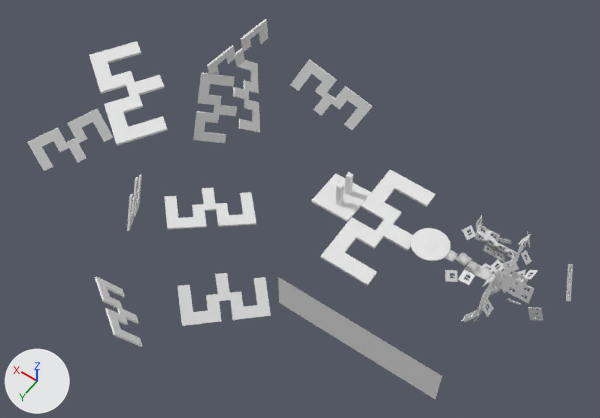
An edit to the OBJ model data/maps/jamhub/model.obj, drawn before and after from the same camera.
Rendered twice from a 50 mm lens placed at (-2428.0, 10657.0, 15360.0), pointed at (4848.0, 470.0, -647.0). The lights are fixed; the arrows at lower left show +X, +Y and +Z. Where no turn or scale is listed for an object, it has been applied to the vertices.

In view in the first picture: 'Cube', 'Cube.1', 'grassy.1', 'tower', 'Объект_Диск.2', 'Объект_Плоскость;order=post;lightgroup=0'.
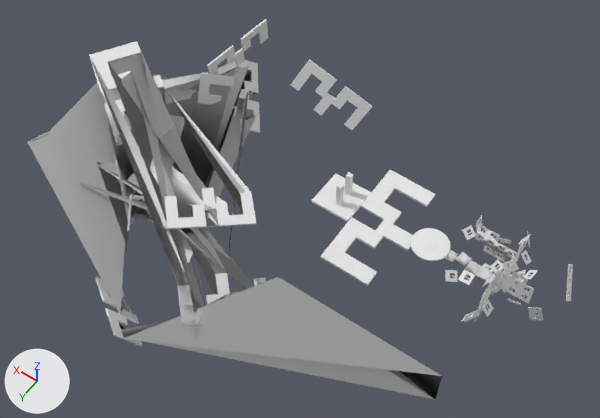
Changed parts and their boxes [x1, y1, x2, y2] in the pictures (600 x 418 px):
'bunker', added
    after: [28, 47, 442, 399]
    faces in mat_mat1 (white #e7e7e7): [28, 47, 264, 326]
    faces in mat_mat0 (white #e7e7e7): [95, 277, 442, 399]
'Объект_Плоскость;order=post;lightgroup=0', unchanged, covered by the edit
    before: [278, 277, 442, 399]
    after: [388, 370, 433, 398]

What the commit changed:
Material './mat1' (mat_mat1) is new.
Its base color is (0.8, 0.8, 0.8) (white #e7e7e7).
Its roughness is 1.0.
Material './mat0' (mat_mat0) is new.
Its base color is (0.8, 0.8, 0.8) (white #e7e7e7).
Its roughness is 1.0.
Mesh me_bunker is new.
It has 333 vertices, 286 faces and spans x -397.0..12211.0, y -3538.0..5342.0, z -2797.0..829.0.
Faces by material slot: [36, 250].
It uses material mat_mat0 (white #e7e7e7).
It uses material mat_mat1 (white #e7e7e7).
Object 'bunker' (ob_bunker) is new; it shows me_bunker.
Its location is (0.0, 0.0, 0.0).
